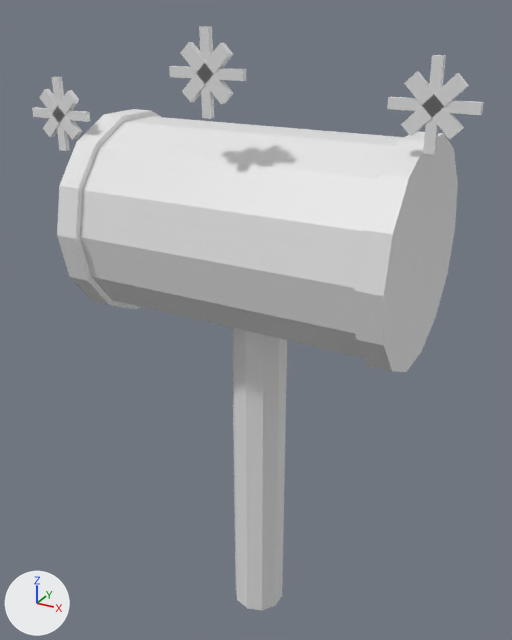
What one commit did to the FBX model assets/models/SqueakyHammer.fbx.
Rendered twice from a 50 mm lens placed at (0.557, -1.007, 0.576), pointed at (-0.01, 0.024, 0.06). Lighting does not change. The marker at lower left points along +X, +Y and +Z. The picture after the commit comes second. Where no turn or scale is listed for an object, it has been applied to the vertices.

The first picture shows 'SqueakyHammer'.
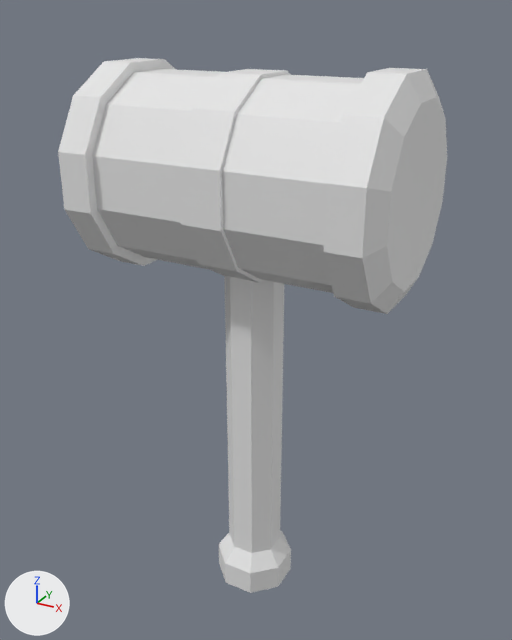
Edits to the scene script, one JSON object a line:
```json
{"block": "me_squeakyhammer_obj", "where": "# used by ob_squeakyhammer; location = (0.01, 0.0, -0.204)"}
{"op": "remove", "block": "me_squeakyhammer_obj", "code": "me_squeakyhammer_obj.from_pydata(...)  # 200 vertices, 132 faces; spans x -0.378..0.359, y -0.18..0.18, z -0.35..0.758"}
{"op": "add", "block": "me_squeakyhammer_obj", "code": "me_squeakyhammer_obj.from_pydata(...)  # 184 vertices, 168 faces; spans x -0.275..0.275, y -0.172..0.172, z -0.5..0.494"}
{"block": "me_squeakyhammer_obj", "change": "me_squeakyhammer_obj part 1: the loose piece of 28 vertices spanning x -0.25..0.25, y -0.17..0.17, z 0.274..0.606 is rebuilt with 144 vertices and now spans x -0.275..0.275, y -0.172..0.172, z 0.15..0.494"}
{"block": "me_squeakyhammer_obj", "change": "me_squeakyhammer_obj part 2: the loose piece of 20 vertices spanning x -0.048..0.048, y -0.05..0.05, z -0.35..0.35 is rebuilt with 40 vertices and now spans x -0.069..0.069, y -0.069..0.069, z -0.5..0.3"}
{"block": "me_squeakyhammer_obj", "change": "me_squeakyhammer_obj part 3: 12 loose pieces with 96 vertices, spanning x -0.378..0.359, y -0.155..-0.095, z 0.562..0.758, are deleted"}
{"block": "me_squeakyhammer_obj", "change": "me_squeakyhammer_obj part 4"}
{"block": "me_squeakyhammer_obj", "change": "28 vertices are removed from x -0.28..-0.24, y -0.18..0.18, z 0.265..0.615"}
{"block": "me_squeakyhammer_obj", "change": "16 faces are deleted"}
{"block": "me_squeakyhammer_obj", "change": "me_squeakyhammer_obj part 5"}
{"block": "me_squeakyhammer_obj", "change": "28 vertices are removed from x 0.24..0.28, y -0.18..0.18, z 0.265..0.615"}
{"block": "me_squeakyhammer_obj", "change": "16 faces are deleted"}
{"op": "set", "path": "ob_squeakyhammer.location", "old": "(0.01, 0.0, -0.204)", "new": "(0.0, 0.0, 0.003)"}
```

Location of each change, (x1, y1, x2, y2) in pixels of the pictures (512 x 640 px):
```json
{"object": "SqueakyHammer", "change": "reshaped, moved", "before": [32, 26, 484, 610], "after": [58, 58, 447, 593], "on screen": "14% narrower, 8% shorter"}
{"part": 1, "of": "me_squeakyhammer_obj", "change": "rebuilt", "before": [80, 116, 403, 358], "after": [58, 58, 447, 314]}
{"part": 2, "of": "me_squeakyhammer_obj", "change": "rebuilt", "before": [232, 328, 287, 610], "after": [219, 276, 291, 593], "on screen": "30% wider, 12% taller"}
{"part": 3, "of": "me_squeakyhammer_obj", "change": "deleted", "before": [32, 26, 484, 154]}
{"part": 4, "of": "me_squeakyhammer_obj", "change": "deleted", "before": [57, 109, 161, 309]}
{"part": 5, "of": "me_squeakyhammer_obj", "change": "deleted", "before": [355, 131, 458, 372]}
```
